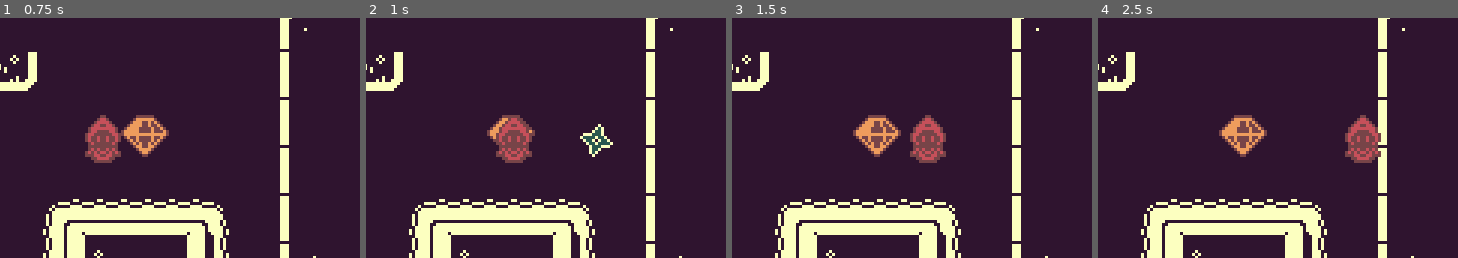
Above: before the commit, frames 1-4 (left to right).
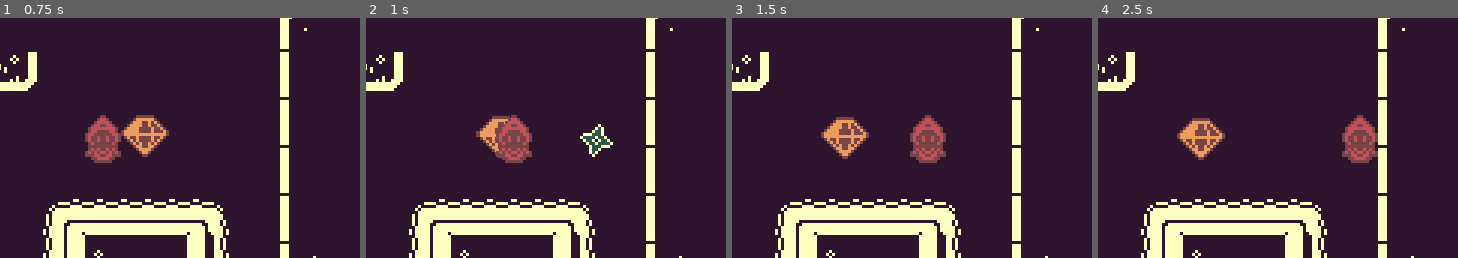
Above: after the commit, the same moments.

Repository: discolingua/ldtk-godot-example
Game: Godot game, scene res://Scenes/GameWorld.tscn
Same seed, same stepped clock (60 frames per second), same inputs: the game is played once before the commit and once after it.
Inputs (mouse positions are % of the whole screen's width and height, from its top left):
- Up to frame 1 (0.75 s): tap Enter (ui_accept) at 0.5 s; move the mouse to (72, 45) at 0.52 s; hold Right (ui_right) from 0.53 s (still down); tap Alt at 0.6 s; click (72, 45) at 0.67 s
- Up to frame 2 (1 s): keep holding Right (ui_right); tap Enter (ui_accept) at 0.77 s
- Up to frame 3 (1.5 s): release Right (ui_right) at 1.25 s; drag from (30, 55) to (55, 28) at 1.27 s
- Up to frame 4 (2.5 s): tap Enter (ui_accept) at 2 s; move the mouse to (60, 28) at 2.02 s; hold Right (ui_right) from 2.03 s (still down); tap Shift at 2.1 s
The pictures show only the part of the screen within x 34-84%, y 3-53%; the shares and areas given below are measured in that part.

Frame 1 is identical in both runs. In frame 2, 0.6% of the frame differs, in the area x 30-47%, y 40-59%; in frame 3, 2.6%; in frame 4, 3.8%, in the area x 21-79%, y 40-61%.

Commit message:
tween that gem : the gem wizarding

Diff:
--- a/Scenes/Mob.tscn
+++ b/Scenes/Mob.tscn
@@ -1,10 +1,13 @@
-[gd_scene load_steps=4 format=2]
+[gd_scene load_steps=5 format=2]
 
 [ext_resource path="res://Images/wagoo.png" type="Texture" id=1]
 [ext_resource path="res://Scripts/Mob.gd" type="Script" id=2]
 
 [sub_resource type="RectangleShape2D" id=1]
 extents = Vector2( 7.5, 8 )
+
+[sub_resource type="CircleShape2D" id=2]
+radius = 14.0357
 
 [node name="Mob" type="KinematicBody2D"]
 script = ExtResource( 2 )
@@ -16,3 +19,10 @@
 [node name="CollisionShape2D" type="CollisionShape2D" parent="."]
 position = Vector2( 0.5, 0 )
 shape = SubResource( 1 )
+
+[node name="Interact Collider" type="Area2D" parent="."]
+
+[node name="CollisionShape2D" type="CollisionShape2D" parent="Interact Collider"]
+shape = SubResource( 2 )
+
+[connection signal="body_entered" from="Interact Collider" to="." method="_on_Interact_Collider_body_entered"]
--- a/Scenes/PickupGem.tscn
+++ b/Scenes/PickupGem.tscn
@@ -1,13 +1,19 @@
-[gd_scene load_steps=3 format=2]
+[gd_scene load_steps=4 format=2]
 
 [ext_resource path="res://Images/item1BIT_gem.png" type="Texture" id=1]
+[ext_resource path="res://Scripts/PickupGem.gd" type="Script" id=2]
 
 [sub_resource type="CircleShape2D" id=1]
 
 [node name="PickupGem" type="Area2D"]
+script = ExtResource( 2 )
 
 [node name="CollisionShape2D" type="CollisionShape2D" parent="."]
 shape = SubResource( 1 )
 
 [node name="Item1bitGem" type="Sprite" parent="."]
 texture = ExtResource( 1 )
+
+[node name="Tween" type="Tween" parent="."]
+
+[connection signal="body_entered" from="." to="." method="_on_PickupGem_body_entered"]
--- a/Scenes/Player.tscn
+++ b/Scenes/Player.tscn
@@ -4,7 +4,7 @@
 [ext_resource path="res://Scripts/Player.gd" type="Script" id=2]
 
 [sub_resource type="CapsuleShape2D" id=1]
-radius = 5.0
+radius = 6.0
 height = 0.0
 
 [node name="Player" type="KinematicBody2D"]
--- a/Scripts/Mob.gd
+++ b/Scripts/Mob.gd
@@ -2,7 +2,15 @@
 
 export var hitPoints : int = 1
 
+var hasSpoken : bool = false
 
 func _physics_process(_delta):
 	if hitPoints < 1:
 		queue_free()
+
+func _on_Interact_Collider_body_entered(body:Node):
+	match body.name:
+		"Player":
+			if !hasSpoken:
+				print("player jibjab")
+				hasSpoken = true
--- /dev/null
+++ b/Scripts/PickupGem.gd
@@ -0,0 +1,11 @@
+extends Area2D
+
+onready var tween = get_node("Tween")
+
+
+
+func _on_PickupGem_body_entered(body:Node):
+	if body.name == "Player":
+		tween.interpolate_property(self, "position", self.position, body.position,
+			1, Tween.TRANS_LINEAR, Tween.EASE_IN_OUT)
+		tween.start()
--- a/Scripts/Player.gd
+++ b/Scripts/Player.gd
@@ -23,7 +23,6 @@
 func moving(delta) -> void:
 	var _i : Vector2 = readMovement()
 	if _i != Vector2.ZERO:
-
 		velocity += move_and_slide(_i * MAX_SPEED)
 	else:
 		velocity = velocity.move_toward(Vector2.ZERO, FRICTION * delta)
@@ -43,7 +42,6 @@
 
 	_i.x = Input.get_action_strength("ui_right") - Input.get_action_strength("ui_left")
 	_i.y = Input.get_action_strength("ui_down") - Input.get_action_strength("ui_up")
-
 
 	# set facing for 4-way shot
 	if _i.y < 0 && facing != DIRS.UP:
